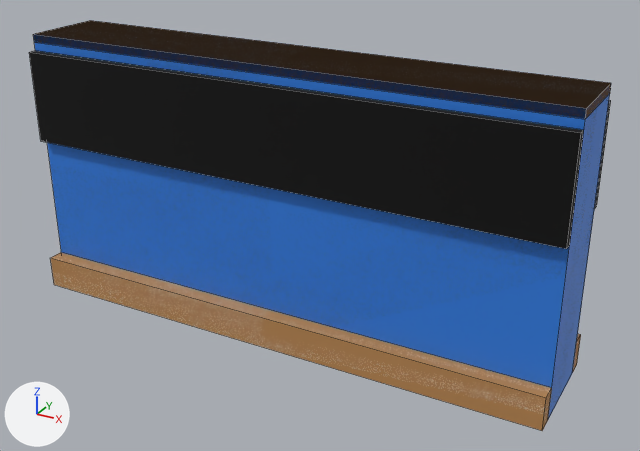
A saved change to the Blender file assets/managed-models/livestock-interior/partition/partition.blend.
Both versions are drawn from a camera (50 mm lens) standing at (0.741, -1.246, 0.83) and looking at (0.052, 0.006, 0.205). Lighting does not change. The marker at lower left points along +X, +Y and +Z. The older version comes first. Mesh edges are drawn as thin lines.

In view in the first picture: 'partition'.
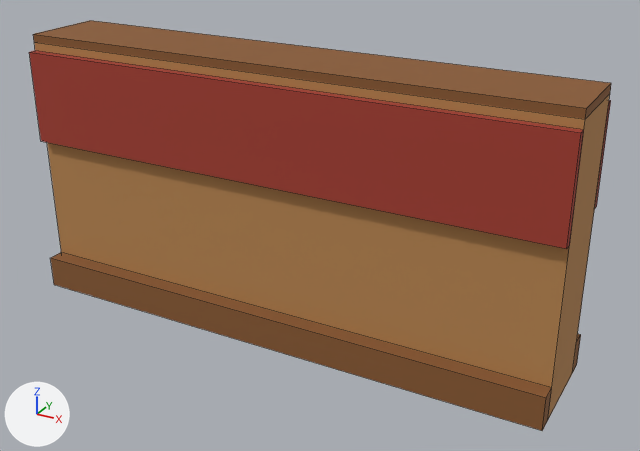
What changed in the scene script:
```text
Change me_partition:
    where me_partition.from_pydata(...)  # 48 vertices, 36 faces; spans x -0.5..0.5, y -0.105..0.105, z 0.0..0.5
    used by ob_partition; location = (0.0, 0.0, 0.0)
    before: 4 (-0.5, -0.075, 0.5) at pixel (33, 34), 5 (0.5, -0.075, 0.5) at pixel (586, 108), 6 (0.5, 0.075, 0.5) at pixel (611, 83), 7 (-0.5, 0.075, 0.5) at pixel (89, 20)
    me_partition part 1
    add for i in [*range(4, 8)]: me_partition.vertices[i].co += Vector((0.0, 0.0, -0.015))
    me_partition part 2: texture (UV) coordinates of 36 of 36 faces, centred in x -0.5..0.5, y -0.105..0.105, z 0.0..0.5, changed; they spanned u 0.19..0.81, v 0.17..0.5 and now span u 0.31..0.94, v 0.38..0.62
```

Location of each change, (x1, y1, x2, y2) in pixels of the pictures (640 x 451 px; the box of a moved part takes in the faces that stretch with it):
'partition', reshaped, surface changed
    both: (29, 20, 611, 431)
part 1 of me_partition, moved or reshaped
    before: (33, 34, 611, 419)
    after: (34, 42, 610, 419)
part 2 of me_partition, surface changed
    both: (29, 20, 611, 431)
